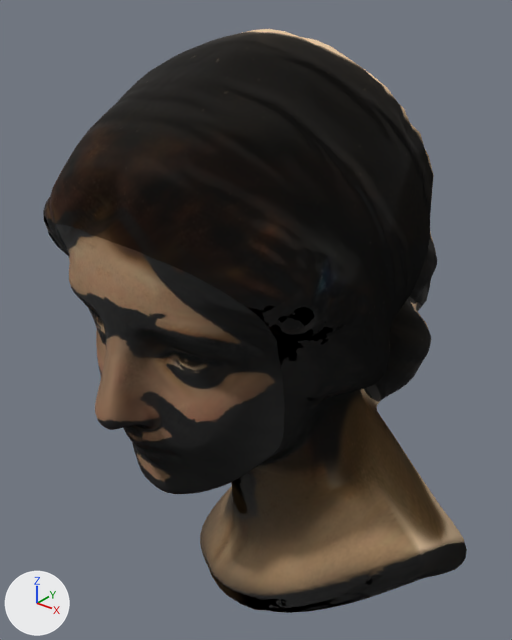
The glTF model src/models/bust-paint.glb, before and after one commit.
Camera for both pictures: a 50 mm camera at (1.83, -2.25, 1.5) aimed at (-0.03, 0.08, 0.05). The axes (+X, +Y, +Z) are drawn at lower left. The lights are the same throughout. The first picture is the older version.

Before the edit, the objects in view are built like this:
```python
mat_material_003 = bpy.data.materials.new('Material.003')
mat_material_003.use_nodes = True; mat_material_003.node_tree.nodes.clear()
_N = mat_material_003.node_tree.nodes; _L = mat_material_003.node_tree.links
n0 = _N.new('ShaderNodeBsdfPrincipled'); n0.name = 'Principled BSDF'
n0.inputs[2].default_value = 1.0  # 'Roughness'
n1 = _N.new('ShaderNodeOutputMaterial'); n1.name = 'Material Output'
n2 = _N.new('ShaderNodeMix'); n2.name = 'Mix'
n2.data_type = 'RGBA'
n2.blend_type = 'MULTIPLY'
n2.inputs[0].default_value = 1.0  # 'Factor'
n3 = _N.new('ShaderNodeVertexColor'); n3.name = 'Color Attribute'
n4 = _N.new('ShaderNodeTexImage'); n4.name = 'Image Texture'
n4.image = img_untitled
n5 = _N.new('ShaderNodeNormalMap'); n5.name = 'Normal Map'
n5.uv_map = 'UVMap'
n6 = _N.new('ShaderNodeTexImage'); n6.name = 'Image Texture.001'
n6.image = img_norm
_L.new(n0.outputs[0], n1.inputs[0])  # 'BSDF' to 'Surface'
_L.new(n2.outputs[2], n0.inputs[0])  # 'Result' to 'Base Color'
_L.new(n3.outputs[0], n2.inputs[7])  # 'Color' to 'B'
_L.new(n4.outputs[0], n2.inputs[6])  # 'Color' to 'A'
_L.new(n5.outputs[0], n0.inputs[5])  # 'Normal' to 'Normal'
_L.new(n6.outputs[0], n5.inputs[1])  # 'Color' to 'Color'
me_plane_016 = bpy.data.meshes.new('Plane.016')
me_plane_016.from_pydata(...)  # 5050 vertices, 10096 faces; spans x -0.73..1.06, y -0.89..1.25, z -1.42..1.32
me_plane_016.materials.append(mat_material_003)
ob_01_main = bpy.data.objects.new('01.main', me_plane_016)
ob_01_main.location = (0.0, 0.0, 0.0)
```
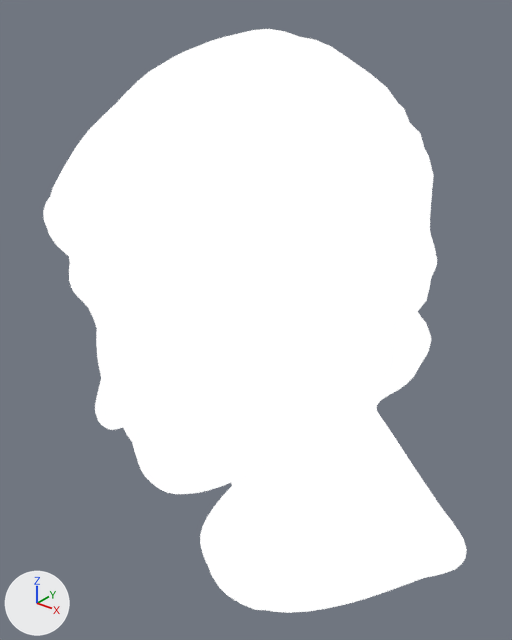
Pixel boxes [x1, y1, x2, y2] of what changed, in the pictures (512 x 640 px):
```json
{"object": "01.main", "change": "surface changed", "before": [43, 29, 467, 613], "after": [43, 29, 467, 613], "on screen": "lighter"}
```

Edits to the scene script, one JSON object a line:
```json
{"block": "mat_material_003", "change": "nodes: BsdfPrincipled, Mix, NormalMap, OutputMaterial, TexImage x2, VertexColor"}
{"block": "mat_material_003", "change": "uses the picture img_norm"}
{"block": "mat_material_003", "change": "uses the picture img_untitled"}
{"block": "mat_material_003", "change": "nodes: BsdfPrincipled, Mix, OutputMaterial, VertexColor"}
{"block": "mat_material_003", "change": "colours: black #000000, mixed with the vertex colours"}
```
